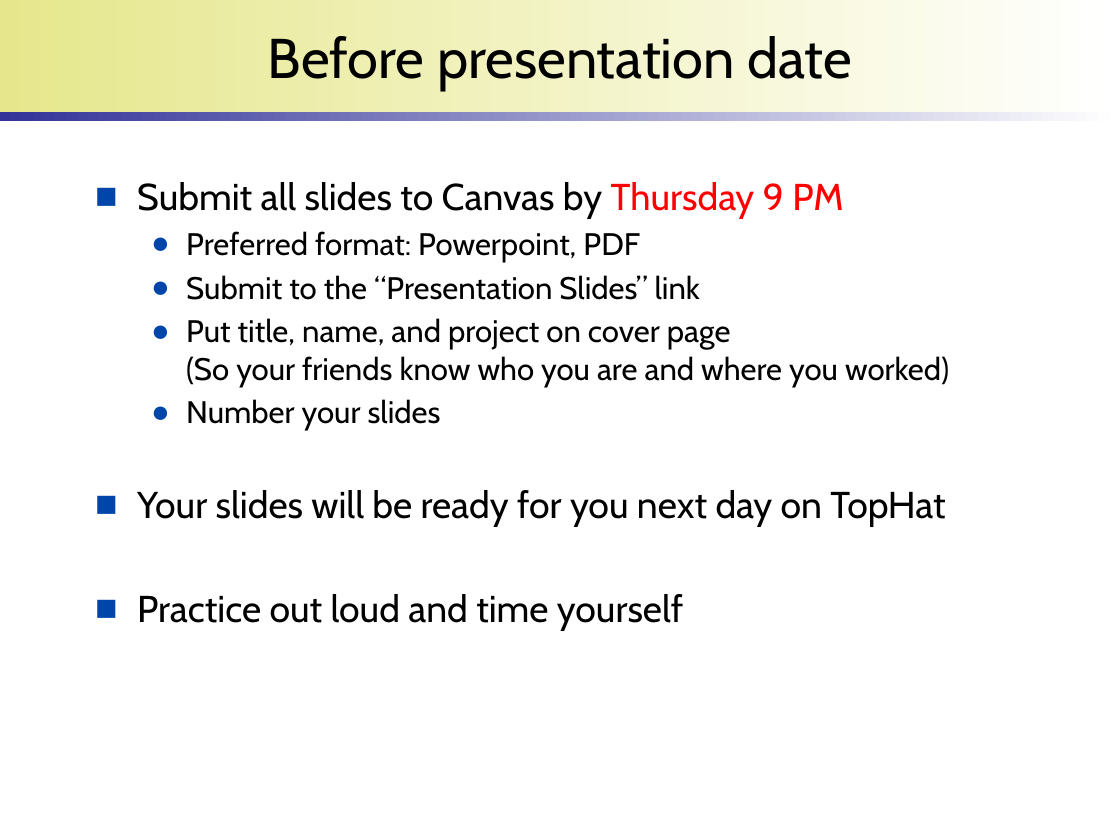
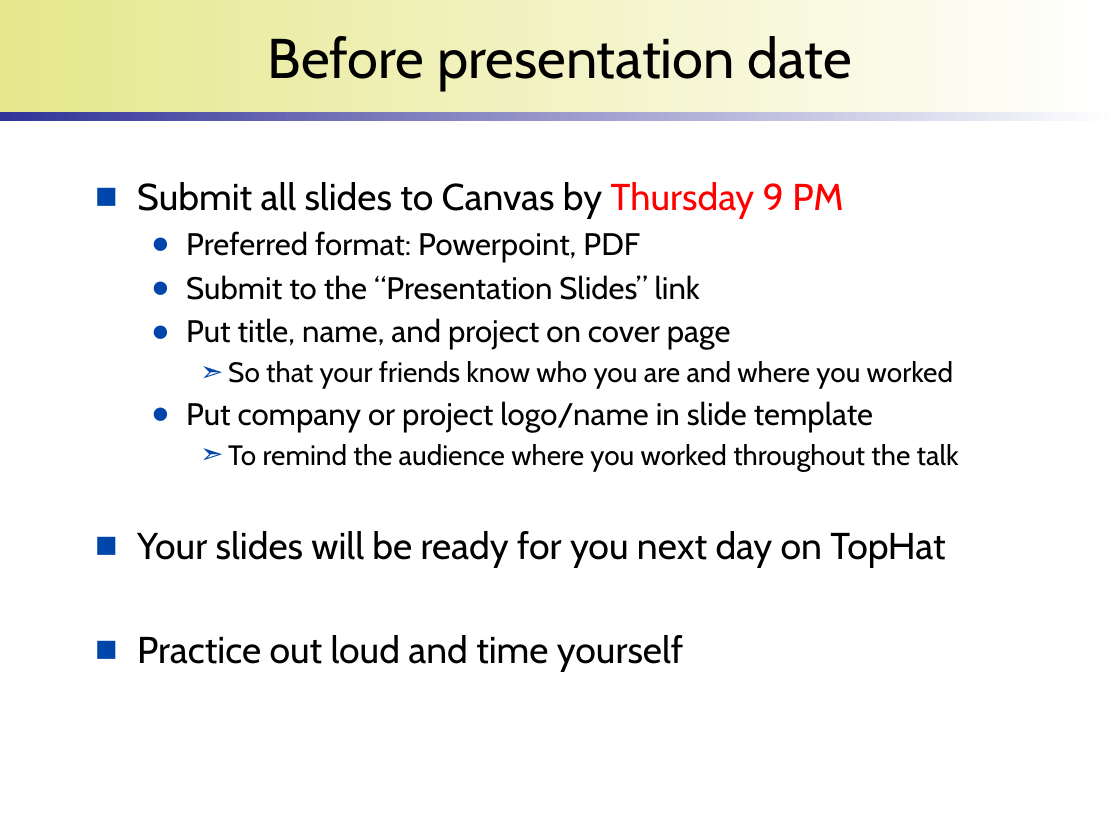
Before and after one commit to wonsunahn/Capstone_Fall2024, a slide deck: slide 8 of lectures/introduction-internship.pptx. Drawn at 1120x840 pixels with LibreOffice and Linux fonts; fonts in the diff are those of the drawing; background and template pictures are left out. Boxes give left, top, right and bottom in pixels: in the first picture for what was removed or moved away, otherwise in the second. Text is boxed around its words. In the diff, an @@ line names an element or a change of style, - is before the commit and + after.

```diff
--- a/lectures/introduction-internship.pptx
+++ b/lectures/introduction-internship.pptx
@@ text at box(186, 318, 959, 471): text changed; size 20 to 18 pt @@
-  ● Put title, name, and project on cover page
-    (So your friends know who you are and where you worked)
-  ● Number your slides
+  ● Put title, name, and project on cover page
+    ➣ So that your friends know who you are and where you worked
+  ● Put company or project logo/name in slide template
+    ➣ To remind the audience where you worked throughout the talk
```
Also in this commit, not shown: 3 other slides changed.
